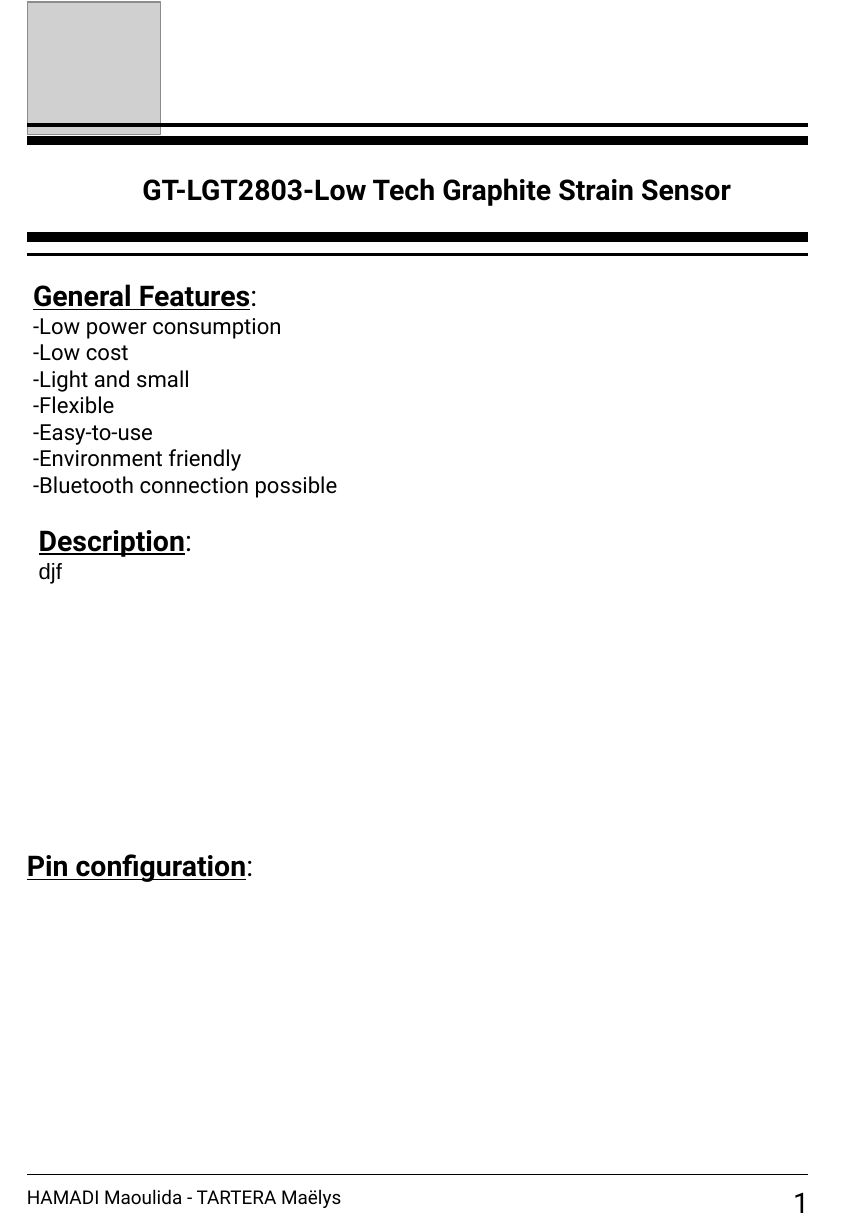
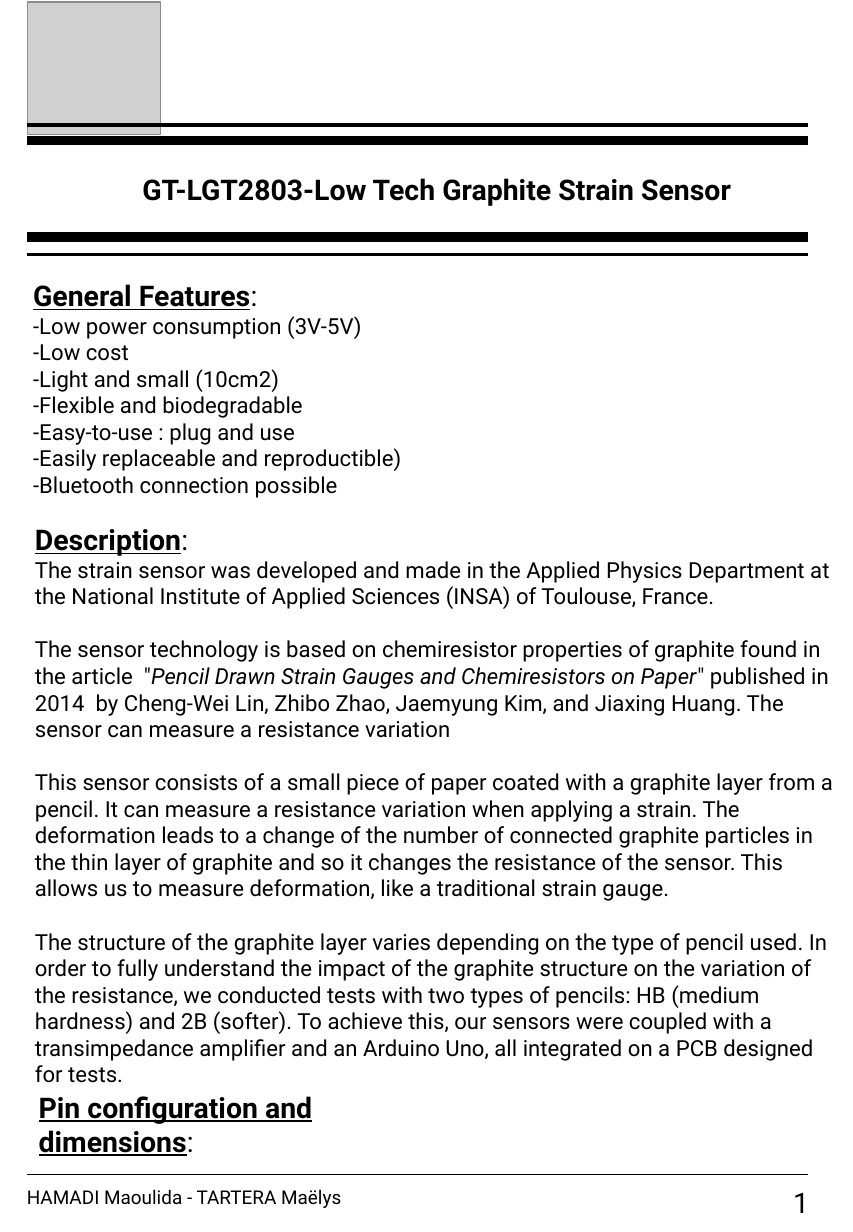
Before and after one commit to MOSH-Insa-Toulouse/2024-2025-4GP-cookingmae-MaouLidaDev, a slide deck: slide 1 of Datasheet/Datasheet_capteur_2025.pptx. Drawn at 853x1232 pixels with LibreOffice and Linux fonts; fonts in the diff are those of the drawing; grey boxes stand for pictures. Boxes give left, top, right and bottom in pixels: in the first picture for what was removed or moved away, otherwise in the second. Text is boxed around its words. In the diff, an @@ line names an element or a change of style, - is before the commit and + after.

```diff
--- a/Datasheet/Datasheet_capteur_2025.pptx
+++ b/Datasheet/Datasheet_capteur_2025.pptx
@@ text at box(33, 316, 361, 339): text changed @@
--Low power consumption
+-Low power consumption (3V-5V)
@@ text at box(33, 369, 402, 471): text changed @@
--Light and small
--Flexible
--Easy-to-use
--Environment friendly
+-Light and small (10cm2)
+-Flexible and biodegradable
+-Easy-to-use : plug and use
+-Easily replaceable and reproductible)
@@ text added at box(35, 529, 833, 1083), 14 pt, text #000000 @@
+Description:
+The strain sensor was developed and made in the Applied Physics Department at the National Institute of Applied Sciences (INSA) of Toulouse, France.
+The sensor technology is based on chemiresistor properties of graphite found in the article "Pencil Drawn Strain Gauges and Chemiresistors on Paper" published in 2014 by Cheng-Wei Lin, Zhibo Zhao, Jaemyung Kim, and Jiaxing Huang. The sensor can measure a resistance variation
+This sensor consists of a small piece of paper coated with a graphite layer from a pencil. It can measure a resistance variation when applying a strain. The deformation leads to a change of the number of connected graphite particles in the thin layer of graphite and so it changes the resistance of the sensor. This allows us to measure deformation, like a traditional strain gauge.
+The structure of the graphite layer varies depending on the type of pencil used. In order to fully understand the impact of the graphite structure on the variation of the resistance, we conducted tests with two types of pencils: HB (medium hardness) and 2B (softer). To achieve this, our sensors were coupled with a transimpedance amplifier and an Arduino Uno, all integrated on a PCB designed for tests.
@@ text removed at box(39, 530, 192, 584) @@
-Description:
-djf
@@ text at box(39, 1096, 312, 1156): text changed @@
-Pin configuration:
+Pin configuration and dimensions:
```
Also in this commit, not shown: 2 other slides changed, 2 slides added, 1 other file.
